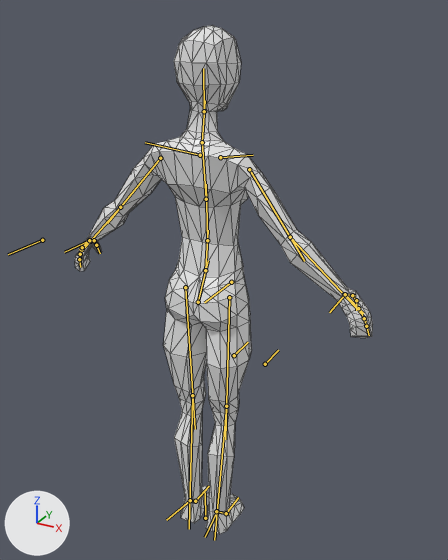
A saved change to the glTF model assets/models/player.gltf.
Both versions are drawn from a 50 mm lens placed at (0.821, -1.364, 1.57), pointed at (0.009, 0.113, 0.832). Every picture has the same lights, and +X, +Y and +Z are marked at lower left. The bones that bend it are drawn over the model as lines. Mesh edges are drawn as thin lines.

Objects in the first picture: 'Model'.
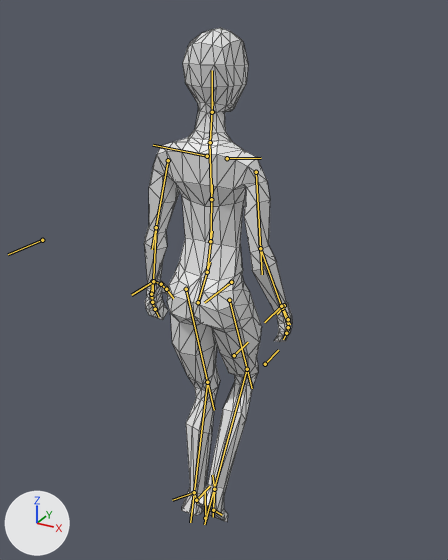
The newer file adds an action. The first version stands in its rest pose; the second is drawn at frame 8 of the action '02Walk'.

The edits, one by one:
Bone 'spine' (bone_spine) moves from (0.0, 0.0, 0.0) to (0.0, -0.002, 0.001).
Bone 'spine' (bone_spine) turns from (0, 0, 0) to (5, 0, 1) degrees about its own x, y and z.
Bone 'spine.003' (bone_spine_003) turns from (0, 0, 0) to (-1, 1, 0) degrees about its own x, y and z.
Bone 'spine.004' (bone_spine_004) turns from (0, 0, 0) to (-4, -1, 0) degrees about its own x, y and z.
Bone 'shoulder.L' (bone_shoulder_l) turns from (0, 0, 0) to (-3, 1, 0) degrees about its own x, y and z.
Bone 'upper_arm.L' (bone_upper_arm_l) turns from (0, 0, 0) to (3, 22, -26) degrees about its own x, y and z.
Bone 'shoulder.R' (bone_shoulder_r) turns from (0, 0, 0) to (-4, -1, 1) degrees about its own x, y and z.
Bone 'upper_arm.R' (bone_upper_arm_r) turns from (0, 0, 0) to (-1, -20, 27) degrees about its own x, y and z.
Bone 'forearm.R' (bone_forearm_r) turns from (0, 0, 0) to (10, 0, -5) degrees about its own x, y and z.
Bone 'thigh.L' (bone_thigh_l) turns from (0, 0, 0) to (-18, 0, 1) degrees about its own x, y and z.
Bone 'shin.L' (bone_shin_l) turns from (0, 0, 0) to (21, 0, -2) degrees about its own x, y and z.
Bone 'thigh.R' (bone_thigh_r) turns from (0, 0, 0) to (-32, -1, -2) degrees about its own x, y and z.
Bone 'shin.R' (bone_shin_r) turns from (0, 0, 0) to (56, -2, 4) degrees about its own x, y and z.
Bone 'shinIK.L' (bone_shinik_l) moves from (0.0, 0.0, 0.0) to (0.007, -0.038, 0.016).
Bone 'shinIK.L' (bone_shinik_l) turns from (0, 0, 0) to (22, 4, 1) degrees about its own x, y and z.
Bone 'forefoot.L' (bone_forefoot_l) turns from (0, 0, 0) to (-20, 0, 0) degrees about its own x, y and z.
Bone 'shinIK.R' (bone_shinik_r) moves from (0.0, 0.0, 0.0) to (0.004, 0.021, 0.144).
Bone 'shinIK.R' (bone_shinik_r) turns from (0, 0, 0) to (65, -9, -6) degrees about its own x, y and z.
Bone 'forefoot.R' (bone_forefoot_r) turns from (0, 0, 0) to (-17, 0, 0) degrees about its own x, y and z.
Bone 'forearmIK.L' (bone_forearmik_l) moves from (0.0, 0.0, 0.0) to (0.281, -0.062, -0.128).
Bone 'forearmIK.R' (bone_forearmik_r) moves from (0.0, 0.0, 0.0) to (-0.274, -0.089, -0.133).

Where the change shows, as pixel boxes [x1, y1, x2, y2] in the pictures (448 x 560 px):
'Model', posed (50% narrower)
    before: [75, 25, 373, 534]
    after: [144, 28, 292, 522]
bone 'spine', root to tip
    before: (198, 302) to (208, 260)
    after: (198, 302) to (210, 262)
bone 'spine.003', root to tip
    before: (206, 199) to (202, 141)
    after: (211, 199) to (209, 141)
bone 'spine.004', root to tip
    before: (202, 142) to (205, 100)
    after: (210, 142) to (212, 101)
bone 'shoulder.L', root to tip
    before: (200, 155) to (145, 142)
    after: (207, 156) to (153, 145)
bone 'upper_arm.L', root to tip
    before: (160, 158) to (107, 223)
    after: (168, 160) to (152, 249)
bone 'shoulder.R', root to tip
    before: (220, 157) to (253, 155)
    after: (227, 158) to (261, 158)
bone 'upper_arm.R', root to tip
    before: (249, 169) to (304, 261)
    after: (256, 172) to (262, 274)
bone 'forearm.R', root to tip
    before: (290, 237) to (362, 314)
    after: (260, 248) to (288, 324)
bone 'thigh.L', root to tip
    before: (185, 287) to (195, 429)
    after: (186, 289) to (214, 410)
bone 'shin.L', root to tip
    before: (192, 395) to (189, 529)
    after: (207, 382) to (190, 522)
bone 'thigh.R', root to tip
    before: (229, 297) to (225, 439)
    after: (229, 300) to (252, 388)
bone 'shin.R', root to tip
    before: (226, 406) to (214, 540)
    after: (247, 369) to (204, 524)
bone 'shinIK.L', root to tip
    before: (190, 500) to (166, 520)
    after: (194, 492) to (172, 500)
bone 'forefoot.L', root to tip
    before: (195, 501) to (209, 486)
    after: (196, 500) to (210, 486)
bone 'shinIK.R', root to tip
    before: (217, 511) to (205, 537)
    after: (214, 489) to (212, 475)
bone 'forefoot.R', root to tip
    before: (226, 513) to (238, 497)
    after: (213, 510) to (222, 515)
bone 'forearmIK.L', root to tip
    before: (89, 240) to (64, 252)
    after: (153, 281) to (131, 295)
bone 'forearmIK.R', root to tip
    before: (345, 294) to (329, 312)
    after: (281, 306) to (264, 322)
